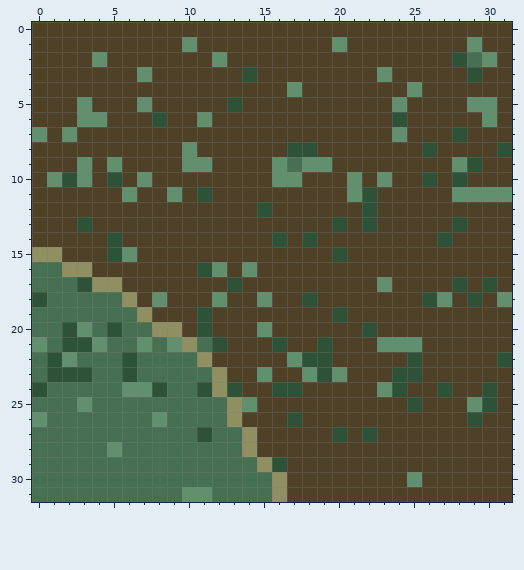
Pixel-art sprite: sinkdungeon_resource/Texture/dungeon/coast0010.png. That is the earlier state.
The file is 32x32 pixels.
New version:
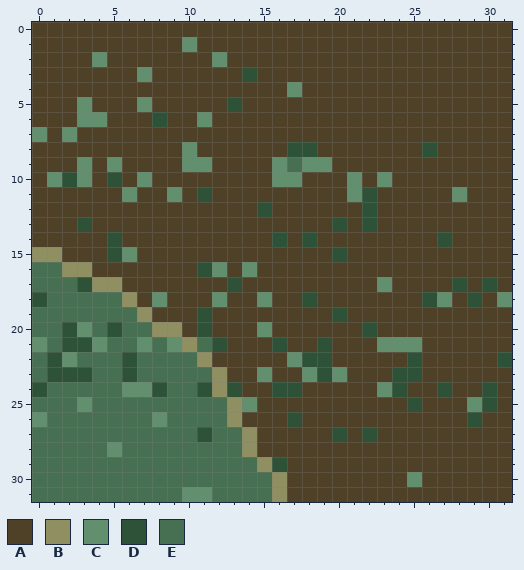
Palette (. is transparent): A #4f4028  B #8f8f62  C #628f6d  D #2e5237  E #467051
Changes in this commit:
y 1: x 20 C -> A; x 29 C -> A
y 2: x 28..30 DEC -> AAA
y 3: x 23 C -> A; x 29 D -> A
y 4: x 25 C -> A
y 5: x 24 C -> A; x 29..30 CC -> AA
y 6: x 24 D -> A; x 30 C -> A
y 7: x 24 C -> A; x 28 D -> A
y 8: x 31 D -> A
y 9: x 28..29 CD -> AA
y 10: x 26 D -> A; x 28 D -> A
y 11: x 29..31 CCC -> AAA
y 13: x 28 D -> A
